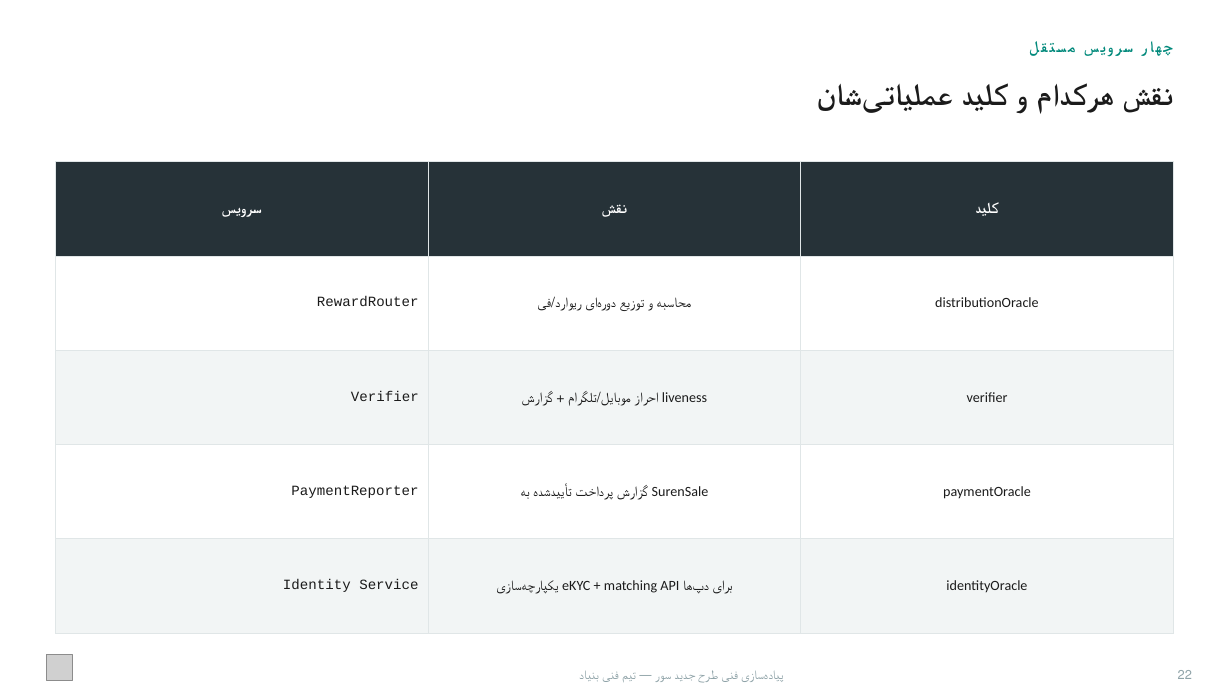
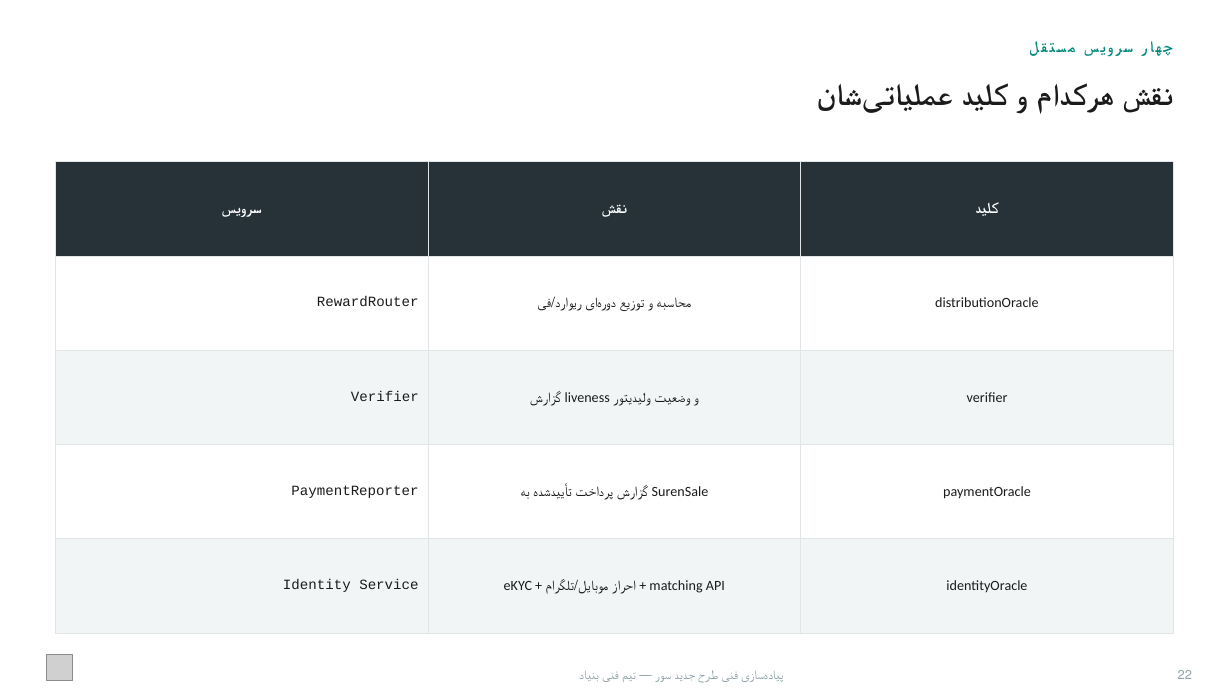
Before and after one commit to Sur-network/sur-new, a slide deck: slide 23 of presentations/Sur - Technical Team Presentation.pptx. Drawn at 1232x693 pixels with LibreOffice and Linux fonts; fonts in the diff are those of the drawing; grey boxes stand for pictures. Boxes give left, top, right and bottom in pixels: in the first picture for what was removed or moved away, otherwise in the second. Text is boxed around its words. In the diff, an @@ line names an element or a change of style, - is before the commit and + after.

```diff
--- a/presentations/Sur - Technical Team Presentation.pptx
+++ b/presentations/Sur - Technical Team Presentation.pptx
@@ table at (x1=55, y1=162, x2=1173, y2=633) @@
-row 3, column 2: احراز موبایل/تلگرام + گزارش liveness
+row 3, column 2: گزارش liveness و وضعیت ولیدیتور
-row 5, column 2: یکپارچه‌سازی eKYC + matching API برای دپ‌ها
+row 5, column 2: eKYC + احراز موبایل/تلگرام + matching API
```
Also in this commit, not shown: 8 other slides changed, 35 other files.
